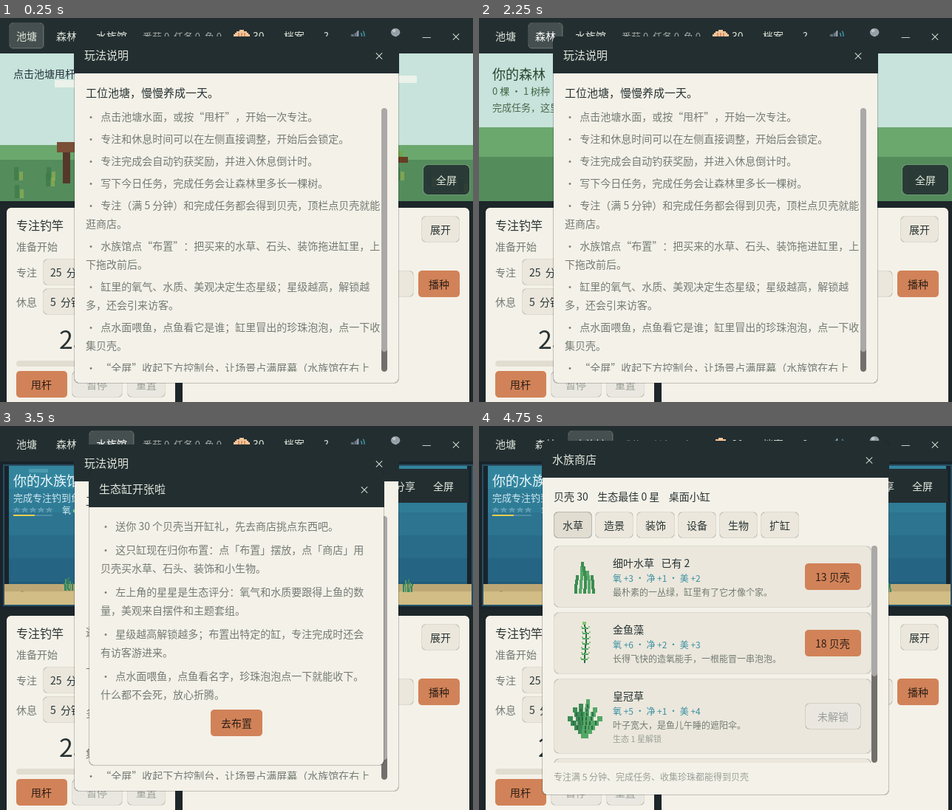
Above: before the commit, frames 1-4 (two rows, left to right).
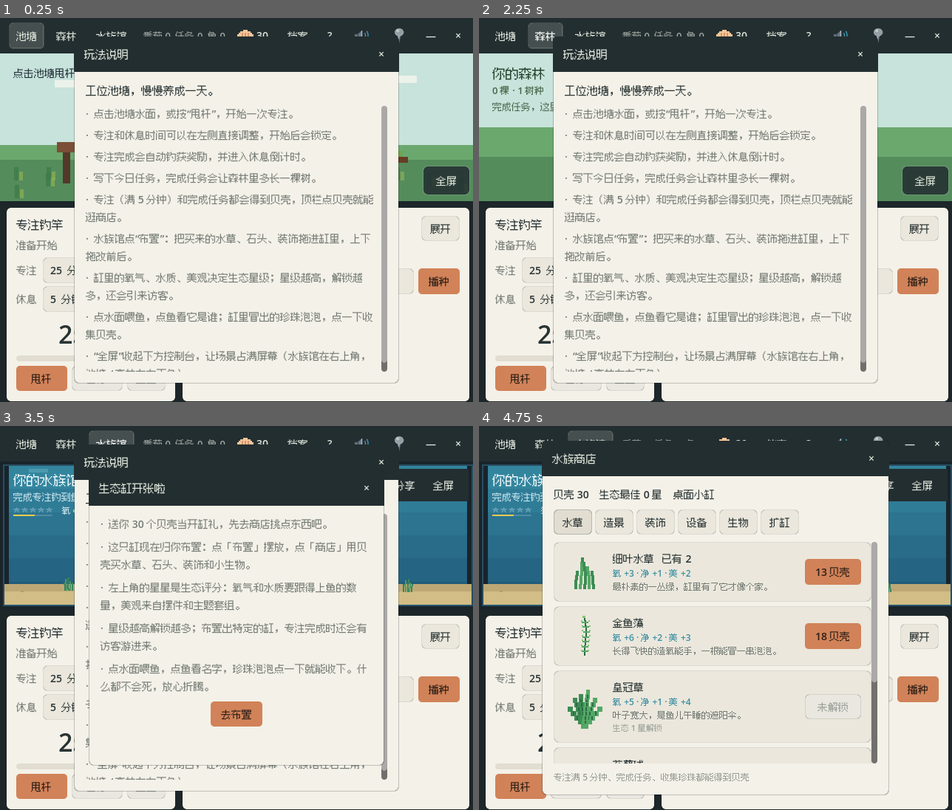
Above: after the commit, the same moments.

Repository: Mr-Salticidae/desk-pond
Game: Godot game, scene res://scenes/Main.tscn
Same seed, same stepped clock (60 frames per second), same inputs: the game is played once before the commit and once after it.
Inputs (mouse positions are in pixels of both pictures, inside the frame that each line leads up to):
- Up to frame 1 (0.25 s): no input
- Up to frame 2 (2.25 s): click (781, 282) at 0.52 s; type "12" at 0.6 s; click "池塘" at 1.25 s; click "森林" at 2 s
- Up to frame 3 (3.5 s): click "水族馆" at 2.75 s
- Up to frame 4 (4.75 s): click "30" at 3.5 s; click "档案" at 4.25 s

The runs differ from the first frame. In frame 1, 14% of the frame differs, in the area x 1-100%, y 2-100%; in frame 2, 14%; in frame 3, 12%; in frame 4, 9.3%.

Commit message:
修 Mac 中文：桌面非 Windows 用引擎字体 + 打包像素字体补中文，不再查系统字体
GitHub Actions macOS 实测：自动系统回退出豆腐块，显式 SystemFont（苹方等）连数字都画不出。
改成 FontVariation（base = ThemeDB.fallback_font，fallbacks = 像素字体），和 Web / 手机版同一套中文字形。
加 --font-debug 启动参数打印字体解析情况，冒烟测试带上它。

Co-Authored-By: Claude Opus 5.5 <noreply@anthropic.com>

Diff:
--- a/scripts/main.gd
+++ b/scripts/main.gd
@@ -90,6 +90,8 @@
 			get_window().size = _debug_web_size()
 	else:
 		get_window().min_size = Vector2i(640, 520)
+	if OS.get_cmdline_user_args().has("--font-debug"):
+		print("FONT_DEBUG\n" + UITheme.font_debug_report())
 	save_manager = SaveManagerScript.new()
 	fishing_manager = FishingManagerScript.new()
 	tree_manager = TreeManagerScript.new()
--- a/scripts/ui_theme.gd
+++ b/scripts/ui_theme.gd
@@ -146,17 +146,29 @@
 
 const PIXEL_FONT := "res://assets/fonts/fusion-pixel-12px-proportional-zh_hans.otf.woff2"
 
-# 显式点名各系统自带的中文字体，最后用打包的像素字体兜底：哪台机器都不会再出豆腐块
-static func cjk_system_font() -> Font:
-	var f := SystemFont.new()
-	f.font_names = PackedStringArray([
-		"PingFang SC", "Hiragino Sans GB", "Heiti SC", "STHeiti",              # macOS
-		"Noto Sans CJK SC", "Source Han Sans SC", "WenQuanYi Micro Hei",      # Linux
-		"Microsoft YaHei",
-	])
+# 桌面非 Windows 的默认字体：引擎自带字体画拉丁 / 数字，中文一律由打包的像素字体补（与 Web / 手机版一致）。
+# 不依赖任何系统字体查找：GitHub Actions macOS 实测，自动系统回退给中文出豆腐块，
+# 显式 SystemFont（苹方等）更是连数字都画不出来。
+static func desktop_cjk_font() -> Font:
+	var f := FontVariation.new()
+	f.base_font = ThemeDB.fallback_font
 	var fb: Array[Font] = [load(PIXEL_FONT)]
 	f.fallbacks = fb
 	return f
+
+# 排查用：--font-debug 时打印字体解析情况（CI 日志里看）
+static func font_debug_report() -> String:
+	var lines := PackedStringArray()
+	var d := desktop_cjk_font()
+	lines.append("desktop_cjk_font has 中=%s A=%s" % [d.has_char("中".unicode_at(0)), d.has_char(65)])
+	var pixel: Font = load(PIXEL_FONT)
+	lines.append("pixel_font loaded=%s has 中=%s" % [pixel != null, pixel != null and pixel.has_char("中".unicode_at(0))])
+	for n in ["PingFang SC", "Hiragino Sans GB", "Heiti SC", "Helvetica"]:
+		var s := SystemFont.new()
+		s.font_names = PackedStringArray([n])
+		lines.append("SystemFont %s -> name=%s faces=%d has 中=%s" % [n, s.get_font_name(), s.get_face_count(), s.has_char("中".unicode_at(0))])
+	lines.append("OS system fonts: %d" % OS.get_system_fonts().size())
+	return "\n".join(lines)
 
 static func make_theme() -> Theme:
 	var t := Theme.new()
@@ -168,7 +180,7 @@
 	elif OS.get_name() != "Windows":
 		# macOS / Linux：不能指望引擎自动借系统字体补中文——2026-09-29 GitHub Actions macOS 实测，
 		# 导出版的中文全是豆腐块（Windows 上的自动回退一直正常，所以 Windows 保持原样不动）。
-		t.default_font = cjk_system_font()
+		t.default_font = desktop_cjk_font()
 
 	# 文本
 	t.set_color("font_color", "Label", INK)
Not shown, changed: .github/workflows/mac-smoke.yml
